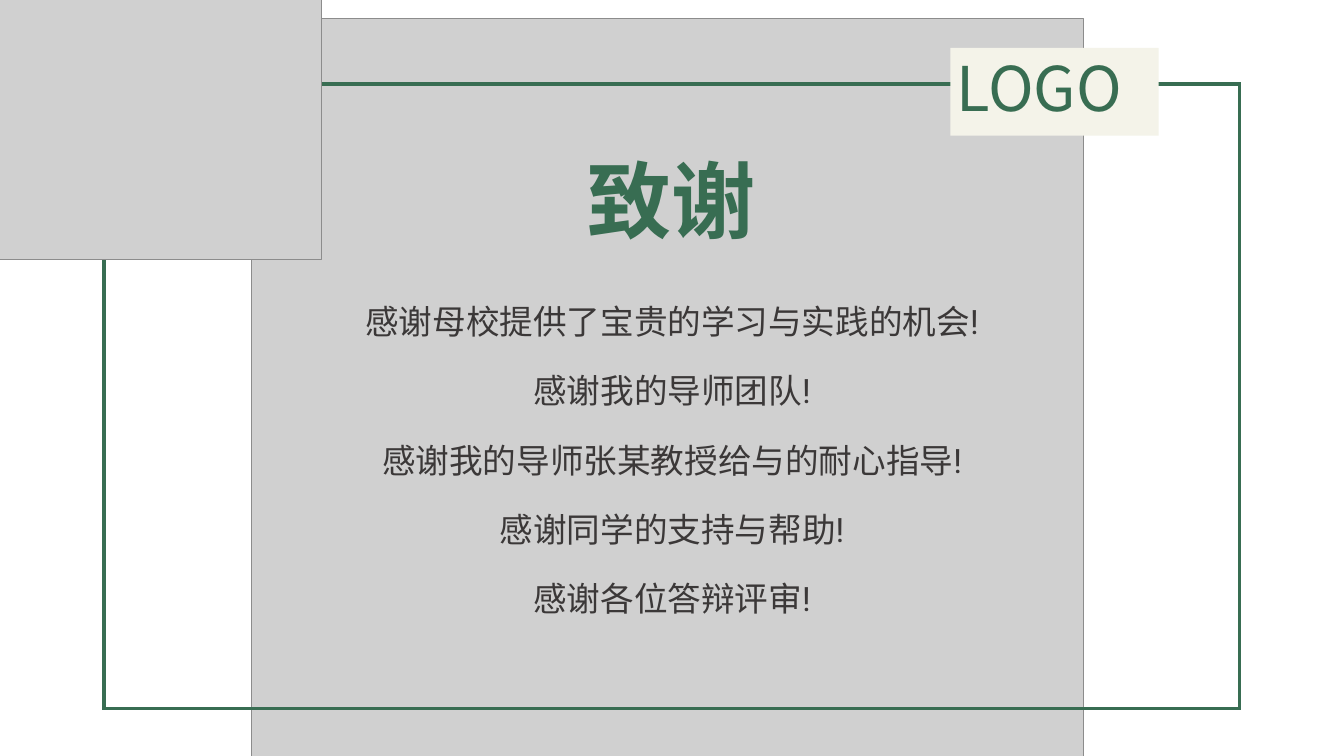
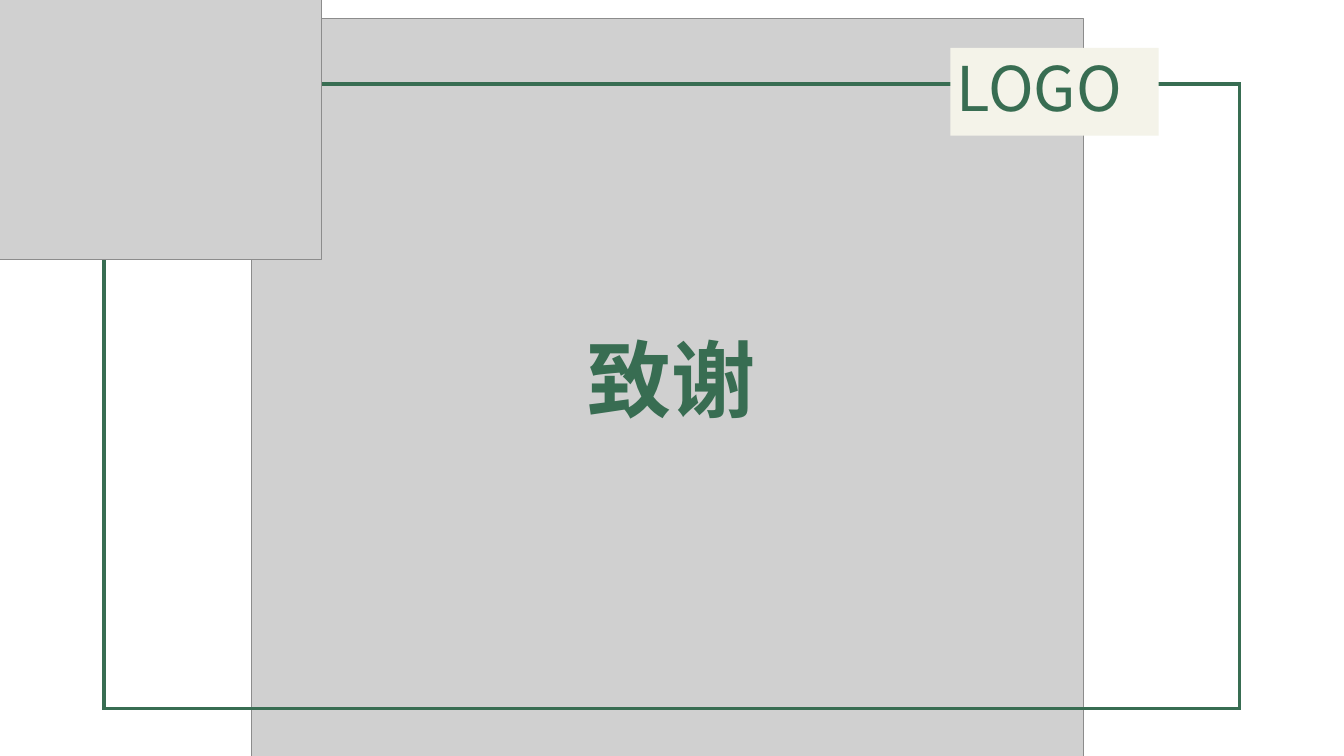
Before and after one commit to QuanQuan6/copy2, a slide deck: slide 40 of 遗传算法.pptx (slide 44 before the commit). Drawn at 1344x756 pixels with LibreOffice and Linux fonts; fonts in the diff are those of the drawing; grey boxes stand for pictures; background and template pictures are left out. Boxes give left, top, right and bottom in pixels: in the first picture for what was removed or moved away, otherwise in the second. Text is boxed around its words. In the diff, an @@ line names an element or a change of style, - is before the commit and + after.

```diff
--- a/遗传算法.pptx
+++ b/遗传算法.pptx
@@ text removed at box(365, 305, 978, 337) @@
-感谢母校提供了宝贵的学习与实践的机会!
@@ text "致谢": place and size @@
-text "致谢" at box(588, 160, 756, 240)
+text "致谢" at box(588, 339, 756, 419)
@@ text removed at box(533, 375, 810, 406) @@
-感谢我的导师团队!
@@ text removed at box(382, 445, 962, 476) @@
-感谢我的导师张某教授给与的耐心指导!
@@ text removed at box(500, 513, 845, 545) @@
-感谢同学的支持与帮助!
@@ text removed at box(533, 582, 810, 614) @@
-感谢各位答辩评审!
```
Also in this commit, not shown: 3 other slides changed, 6 slides added, 13 slides removed, 3 other files.
